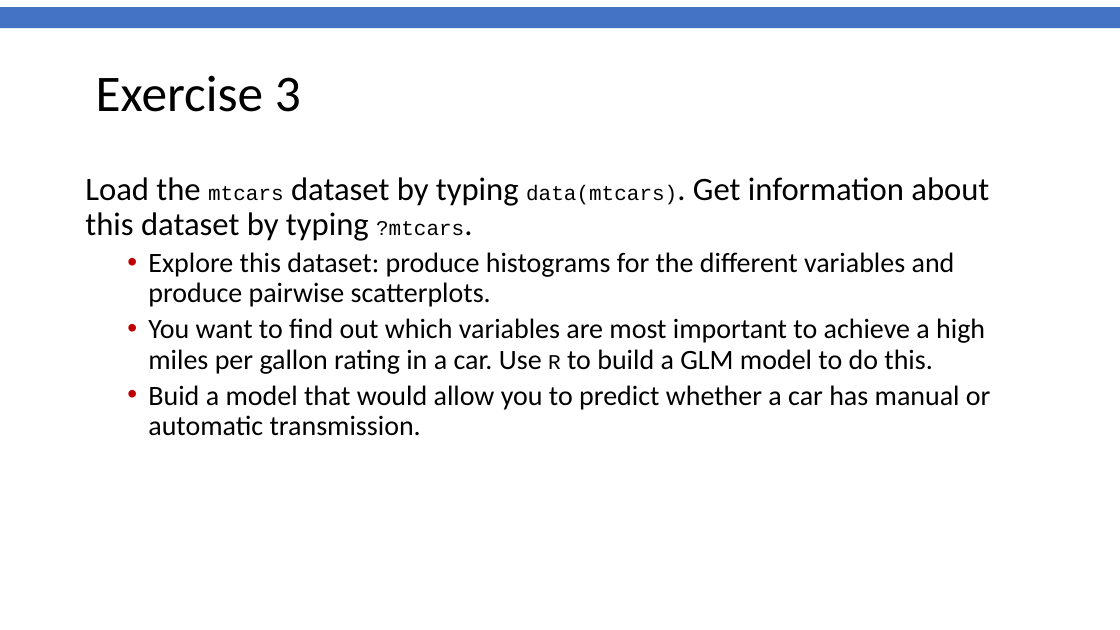
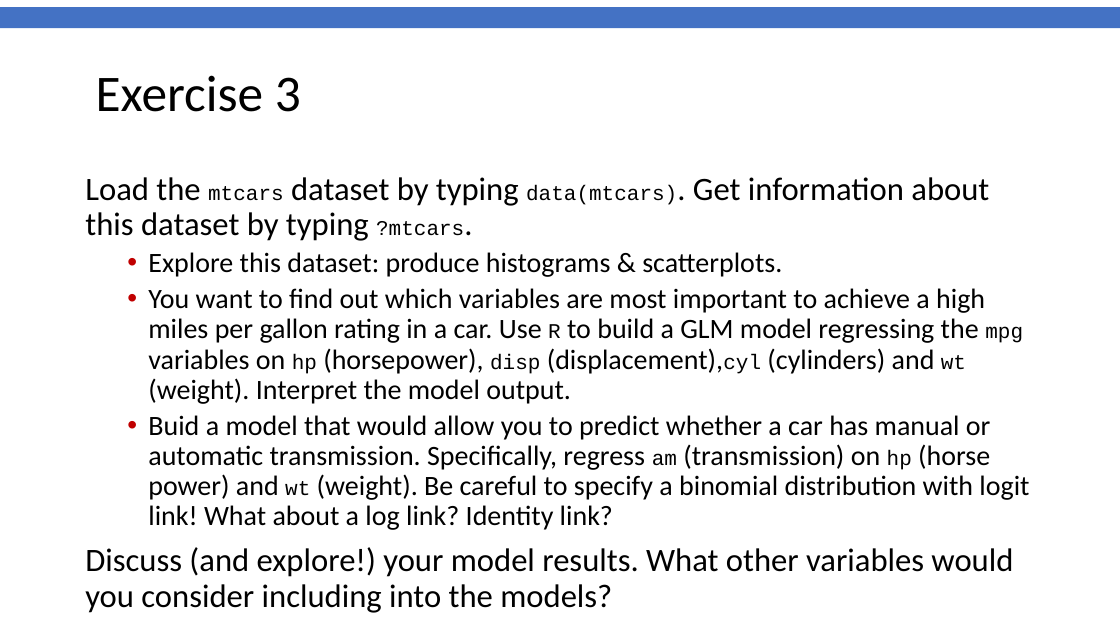
Before and after one commit to gitMarcH/Chanco_ST6103, a slide deck: slide 5 of Chanco_ST6103_GLM_2019_Henrion_Practical2.pptx (slide 6 before the commit). Drawn at 1120x630 pixels with LibreOffice and Linux fonts; fonts in the diff are those of the drawing; background and template pictures are left out. Boxes give left, top, right and bottom in pixels: in the first picture for what was removed or moved away, otherwise in the second. Text is boxed around its words. In the diff, an @@ line names an element or a change of style, - is before the commit and + after.

```diff
--- a/Chanco_ST6103_GLM_2019_Henrion_Practical2.pptx
+++ b/Chanco_ST6103_GLM_2019_Henrion_Practical2.pptx
@@ text at box(85, 252, 1029, 613): text changed @@
-  • Explore this dataset: produce histograms for the different variables and produce pairwise scatterplots.
-  • You want to find out which variables are most important to achieve a high miles per gallon rating in a car. Use R to build a GLM model to do this.
-  • Buid a model that would allow you to predict whether a car has manual or automatic transmission.
+  • Explore this dataset: produce histograms & scatterplots.
+  • You want to find out which variables are most important to achieve a high miles per gallon rating in a car. Use R to build a GLM model regressing the mpg variables on hp (horsepower), disp (displacement),cyl (cylinders) and wt (weight). Interpret the model output.
+  • Buid a model that would allow you to predict whether a car has manual or automatic transmission. Specifically, regress am (transmission) on hp (horse power) and wt (weight). Be careful to specify a binomial distribution with logit link! What about a log link? Identity link?
+Discuss (and explore!) your model results. What other variables would you consider including into the models?
```
Also in this commit, not shown: 1 slide removed, 1 other file.
